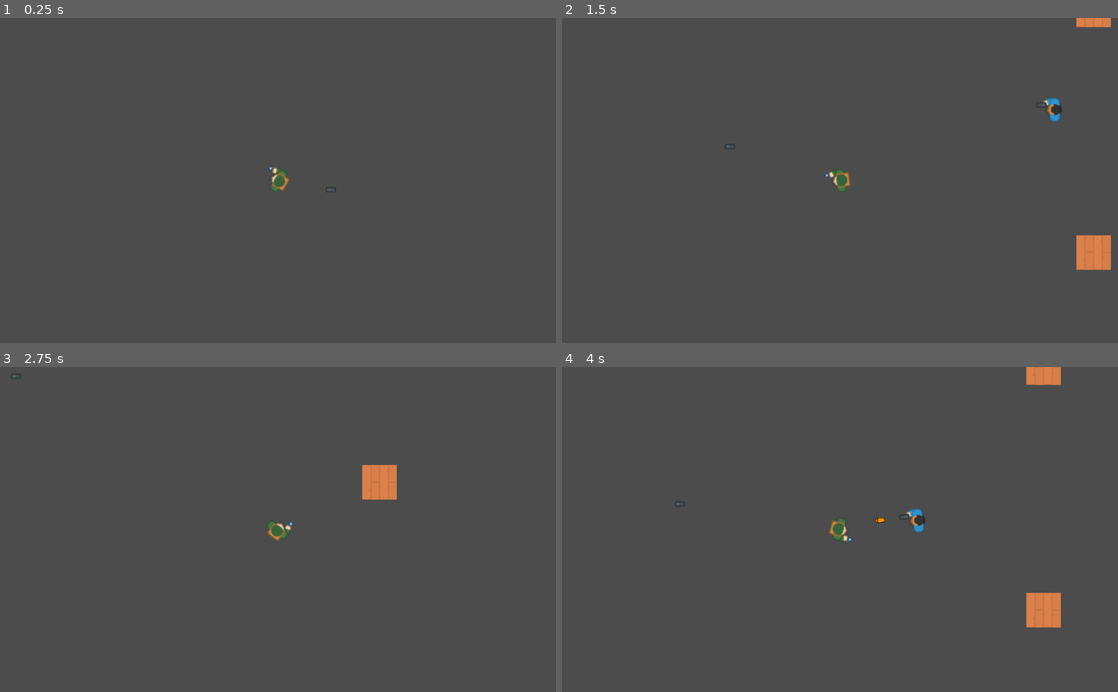
Above: before the commit, frames 1-4 (two rows, left to right).
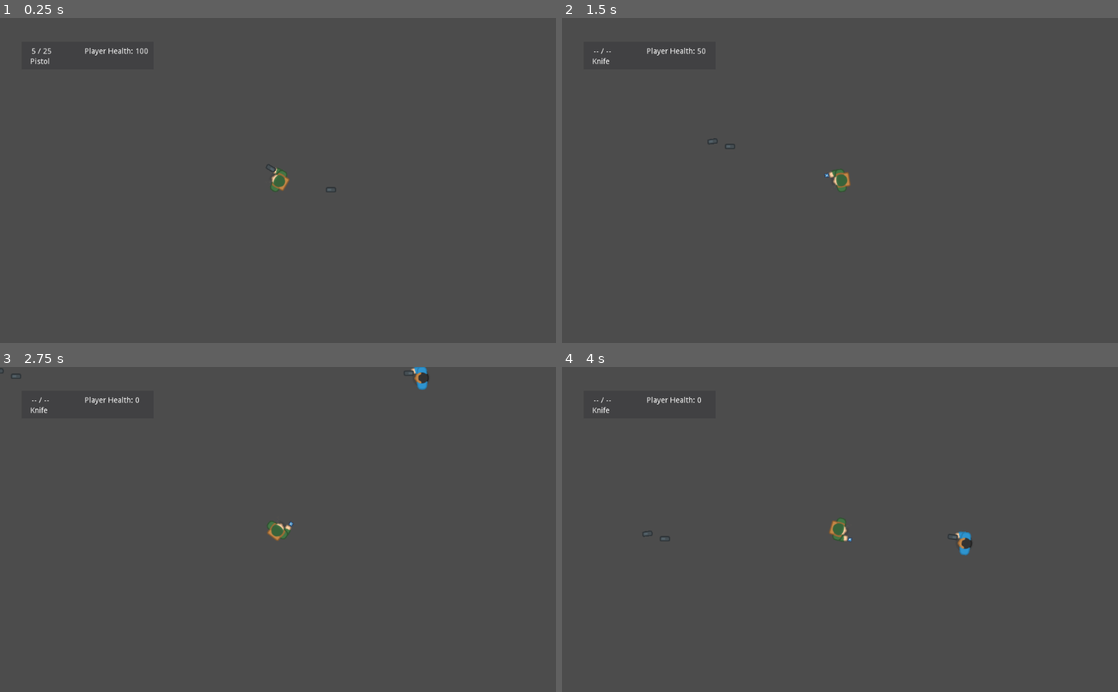
Above: after the commit, the same moments.

Repository: SeanKuehl/Project-Value
Game: Godot game, scene res://Levels/LevelOne.tscn
Same seed, same stepped clock (60 frames per second), same inputs: the game is played once before the commit and once after it. The engine's default icon, where the game draws it, is replaced by a stand-in: a white triangle on a blue panel in a dark square.
Inputs (mouse positions are in pixels of both pictures, inside the frame that each line leads up to):
- Up to frame 1 (0.25 s): no input
- Up to frame 2 (1.5 s): tap Enter at 0.5 s; move the mouse to (962, 164) at 0.52 s; hold D (RIGHT) 0.53-1.28 s; tap Q (DROP) at 0.6 s; tap Space (SHOOT) at 0.8, 1.35 s; move the mouse to (728, 196) at 1.27 s; hold S (DOWN) from 1.28 s (still down)
- Up to frame 3 (2.75 s): tap Q (DROP) at 1.55, 2.1 s; move the mouse to (333, 458) at 2.02 s; release S (DOWN) at 2.03 s; hold D (RIGHT) from 2.03 s (still down); tap Space (SHOOT) at 2.3 s
- Up to frame 4 (4 s): move the mouse to (812, 594) at 2.77 s; release D (RIGHT) at 2.78 s; hold W (UP) 2.78-3.53 s; tap E (PICKUP) at 2.85 s; tap Q (DROP) at 3.05 s; move the mouse to (1006, 578) at 3.52 s; hold A (LEFT) from 3.53 s (still down); tap Space (SHOOT) at 3.6 s

The runs differ from the first frame. In frame 1, 0.2% of the frame differs, in the area x 5-50%, y 9-48%; in frame 2, 1.2%; in frame 3, 1.0%; in frame 4, 1.5%, in the area x 5-90%, y 0-81%.

Commit message:
added more to HUD and also made it so that when you drop a gun it remembers how much ammo it had for when you pick it back up, next step is to figure out how I'll handle saving/loading of levels and death screen

Diff:
--- a/DroppedWeapons/DroppedWeapon.gd
+++ b/DroppedWeapons/DroppedWeapon.gd
@@ -2,14 +2,23 @@
 
 
 var weaponPlayerWillPickUp = load("res://Weapons/Weapon.tscn")
-var weaponName = "pistol"
+
 onready var player = get_node('../Player') #this is based on what the player is called in the scene tree, not it's actual scene
 var distanceToPlayer = 0
 var playerInsidePickupArea = false
 
+var ammoInClip = -1	#the -1 is to show that they haven't been set yet, and so the default for the weapon that's going to be picked up should be used
+var ammoInPool = -1
+var weaponName = "Pistol"
+
+
 func _ready():
 	pass
 
+
+func SetPickupGunValues(clip, pool):
+	ammoInClip = clip
+	ammoInPool = pool
 
 #when player enters area, they are able to pickup gun, check this in physics process
 #when player leaves they cannot
@@ -30,7 +39,13 @@
 func _physics_process(delta):
 	#distanceToPlayer = DistanceToPlayer(player.position, position)
 	if playerInsidePickupArea == true:
-		var worked = player.PlayerPickupWeapon(weaponPlayerWillPickUp.instance())
+		var weapon = weaponPlayerWillPickUp.instance()
+		if ammoInClip == -1 and ammoInPool == -1:
+			pass
+		else:
+			weapon.SetPickedUpValues(ammoInClip, ammoInPool)
+
+		var worked = player.PlayerPickupWeapon(weapon)
 		if worked:
 			queue_free()
 	#print(distanceToPlayer)
--- a/Enemies/Enemy.gd
+++ b/Enemies/Enemy.gd
@@ -33,6 +33,8 @@
 #maybe have enemy bullets but not enemy weapons
 
 func _ready():
+
+
 	if usingSimpleAI:
 		rotation = rand_range(0, 2*PI)
 	else:
@@ -40,6 +42,8 @@
 
 
 
+func Test(clip, pool, name):
+	print(clip,pool,name)
 
 #I'll also need some kind of die function
 func I_Got_Hit(damage):
--- /dev/null
+++ b/Globals/global.gd
@@ -0,0 +1,9 @@
+extends Node
+
+var currentAmmoInClip = 0
+var currentAmmoInPool = 0
+var currentWeaponName = ""
+var currentPlayerHealth = 0
+
+func _ready():
+	pass
--- /dev/null
+++ b/Levels/HUD.gd
@@ -0,0 +1,21 @@
+extends CanvasLayer
+
+
+onready var text = $Label
+onready var secondLabel = $Label2
+onready var healthLabel = $Label3
+
+func _ready():
+	pass
+
+func _physics_process(delta):
+	#if the weapon is the knife, display special stuff
+	if Global.currentWeaponName == "Knife":
+		text.text = "-- / --"
+		secondLabel.text = Global.currentWeaponName
+
+	else:
+		text.text = String(Global.currentAmmoInClip) + " / " + String(Global.currentAmmoInPool)
+		secondLabel.text = Global.currentWeaponName
+
+	healthLabel.text = "Player Health: " + String(Global.currentPlayerHealth)
--- a/Levels/LevelOne.tscn
+++ b/Levels/LevelOne.tscn
@@ -1,9 +1,12 @@
-[gd_scene load_steps=5 format=2]
+[gd_scene load_steps=8 format=2]
 
 [ext_resource path="res://Player/Player.tscn" type="PackedScene" id=1]
 [ext_resource path="res://Enemies/Enemy.tscn" type="PackedScene" id=2]
 [ext_resource path="res://DroppedWeapons/DroppedWeapon.tscn" type="PackedScene" id=3]
 [ext_resource path="res://TileSets/BasicTileSet.tres" type="TileSet" id=4]
+[ext_resource path="res://Assets/topdown-shooter/PNG/Tiles/tile_05.png" type="Texture" id=5]
+[ext_resource path="res://Assets/topdown-shooter/PNG/Tiles/tile_01.png" type="Texture" id=6]
+[ext_resource path="res://Levels/HUD.gd" type="Script" id=7]
 
 [node name="LevelOne" type="Node2D"]
 
@@ -13,11 +16,64 @@
 [node name="Player" parent="." instance=ExtResource( 1 )]
 position = Vector2( -159.195, 267.357 )
 
-[node name="KinematicBody2D" parent="." instance=ExtResource( 2 )]
-position = Vector2( 608.487, 215.866 )
-rotation = -1.5708
-
 [node name="TileMap" type="TileMap" parent="."]
 tile_set = ExtResource( 4 )
 format = 1
-tile_data = PoolIntArray( 9, 5, 0, 458761, 5, 0 )
+
+[node name="HUD" type="CanvasLayer" parent="."]
+script = ExtResource( 7 )
+
+[node name="Health Bar" type="TextureProgress" parent="HUD"]
+visible = false
+margin_left = 42.3785
+margin_top = 31.7839
+margin_right = 106.379
+margin_bottom = 95.7839
+texture_under = ExtResource( 6 )
+texture_progress = ExtResource( 5 )
+__meta__ = {
+"_edit_use_anchors_": false
+}
+
+[node name="Panel" type="Panel" parent="HUD"]
+modulate = Color( 1, 1, 1, 0.270588 )
+margin_left = 40.0
+margin_top = 44.0
+margin_right = 283.0
+margin_bottom = 95.0
+__meta__ = {
+"_edit_use_anchors_": false
+}
+
+[node name="Label" type="Label" parent="HUD"]
+margin_left = 57.8409
+margin_top = 55.0
+margin_right = 161.841
+margin_bottom = 72.0
+text = "XX"
+__meta__ = {
+"_edit_use_anchors_": false
+}
+
+[node name="Label2" type="Label" parent="HUD"]
+margin_left = 56.0
+margin_top = 74.0
+margin_right = 142.0
+margin_bottom = 88.0
+text = "XX"
+__meta__ = {
+"_edit_use_anchors_": false
+}
+
+[node name="Label3" type="Label" parent="HUD"]
+margin_left = 156.0
+margin_top = 55.0
+margin_right = 279.0
+margin_bottom = 69.0
+text = "Player Health:"
+__meta__ = {
+"_edit_use_anchors_": false
+}
+
+[node name="KinematicBody2D" parent="." instance=ExtResource( 2 )]
+position = Vector2( 820.942, 285.449 )
--- a/Player/Player.gd
+++ b/Player/Player.gd
@@ -15,12 +15,22 @@
 var playerWeapon = 0
 var playerWantsToPickupWeapon = false
 var defaultWeapon = load("res://Weapons/Knife.tscn")
-var defaultWeaponEquipped = true
+var test = load("res://Weapons/Weapon.tscn")
+var defaultWeaponEquipped = false
+#I can equip any weapon to the player, I just need to do the
+#equipweapon in the ready() and set defaultweaponequipped to false
+
+#signal weaponInfoToHud
 
 func _ready():
+	#emit_signal("weaponInfoToHud")
+	Global.currentPlayerHealth = playerHealth
+
 	#if I wanted to give player a weapon from the start I could set
 	#defaultweaponequipped to false and put the pistol or something below
-	EquipWeapon(defaultWeapon.instance())
+	#EquipWeapon(defaultWeapon.instance())
+	EquipWeapon(test.instance())
+
 	#example = preload("res://Weapons/Weapon.tscn").instance()
 
 	#example.global_position.x - example.GetPlayerHandOffset() = $GunPosition.position
@@ -38,6 +48,7 @@
 #body.is_in_group("Player")
 
 func EquipWeapon(weapon):
+	weapon.SetGlobals()
 	weapon.global_position = $GunPosition.position
 	weapon.global_position.x = weapon.global_position.x - weapon.GetPlayerHandOffset()
 	#this works! adjust after setting it to the position works!
@@ -86,7 +97,7 @@
 	#set_modulate(Color(0,1,0))
 		playerSprite.set_modulate(Color(59,2,2))
 		blinkTimer.start()
-
+	Global.currentPlayerHealth = playerHealth
 
 func get_input():
 	#if is_in_group("Player"):
@@ -133,6 +144,7 @@
 	weapon.queue_free()
 
 func _physics_process(delta):
+
 	if blinkTimer.is_stopped():
 		playerSprite.set_modulate(Color(1,1,1,1))
 
--- a/Weapons/Knife.gd
+++ b/Weapons/Knife.gd
@@ -21,6 +21,16 @@
 	shootSound = $ShootSound
 	reloadSound = $ReloadSound
 	gunMuzzle = $Muzzle
+
+
+func SetGlobals():
+	Global.currentWeaponName = "Knife"
+	Global.currentAmmoInClip = 0
+	Global.currentAmmoInPool = 0
+
+
+	#.SetGlobals()	this calls the parent/super classes function
+
 
 #this overrides the base class Shoot because a Knife doesn't have ammo the way a regular gun does
 func Shoot():
--- a/Weapons/Weapon.gd
+++ b/Weapons/Weapon.gd
@@ -3,7 +3,7 @@
 
 var bullet = load("res://Bullets/Bullet.tscn")
 var droppedVersion = load("res://DroppedWeapons/DroppedWeapon.tscn")	#this must be nothing for now to avoid a cyclic reference, see Drop() for where it's actually put
-var displayName = "pistol"
+var displayName = "Pistol"
 var ammoInClip = 5	#this is how much ammo the weapon can shoot before it has to reload
 var ammoInPool = 25	#this is how much ammo the weapon can shoot before you run out of ammo
 var maxAmmoInClip = 5
@@ -25,10 +25,29 @@
 
 # Called when the node enters the scene tree for the first time.
 func _ready():
-	pass # Replace with function body.
+	pass
+
+func SetGlobals():
+	Global.currentAmmoInClip = ammoInClip
+	Global.currentAmmoInPool = ammoInPool
+	Global.currentWeaponName = displayName
+
+
+func SetPickedUpValues(clip, pool):
+	ammoInClip = clip
+	ammoInPool = pool
 
 func GetPlayerHandOffset():
 	return playerHandOffset
+
+func GetAmmoInClip():
+	return ammoInClip
+
+func GetAmmoInPool():
+	return ammoInPool
+
+func GetDisplayName():
+	return displayName
 
 # Called every frame. 'delta' is the elapsed time since the previous frame.
 #func _process(delta):
@@ -59,6 +78,8 @@
 			#print(ammoInClip, ammoInPool)
 
 			#there's not enough to reload a full mag, just reload as much as possible
+		Global.currentAmmoInClip = ammoInClip
+		Global.currentAmmoInPool = ammoInPool
 
 func Shoot():
 	if ammoInClip > 0 and coolDown.is_stopped():
@@ -71,11 +92,12 @@
 		coolDown.start()
 		ammoInClip -= 1
 		#print(ammoInClip, ammoInPool)
-
+		Global.currentAmmoInClip = ammoInClip
 
 func Drop():
 
 	var dropped = droppedVersion.instance()
+	dropped.SetPickupGunValues(ammoInClip, ammoInPool)
 	dropped.transform = gunMuzzle.global_transform	#drop at the muzzle so it drops visibly in front of the player
 	#droppedWeapon.position = weaponDropPos.position
 	get_tree().current_scene.add_child(dropped)
--- a/project.godot
+++ b/project.godot
@@ -13,6 +13,10 @@
 config/name="Project Value"
 run/main_scene="res://Levels/LevelOne.tscn"
 config/icon="res://icon.png"
+
+[autoload]
+
+Global="*res://Globals/global.gd"
 
 [input]
 
